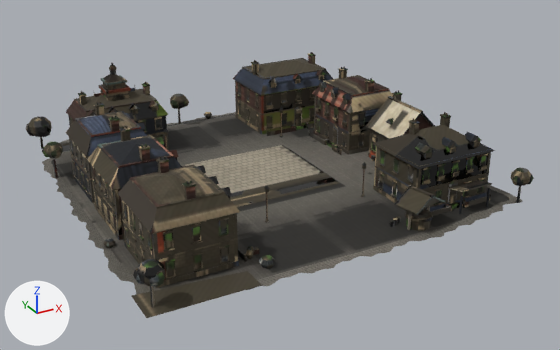
Renders of the glTF model src/assets/map/towns/gunpowder-town-small-a-europe.glb from each side of a commit.
Rendered twice from a 50 mm lens placed at (-3.4, -6.62, 3.28), pointed at (0.09, -0.26, 0.1). The axes (+X, +Y, +Z) are drawn at lower left. The lights are the same throughout. The older version comes first. Objects named as collision shapes, trigger or cutter boxes, shadow casters or lower levels of detail are left out. Where no turn or scale is listed for an object, it has been applied to the vertices. Vertices at exactly the same position are counted once.

Objects in the first picture: 'LOD0'.
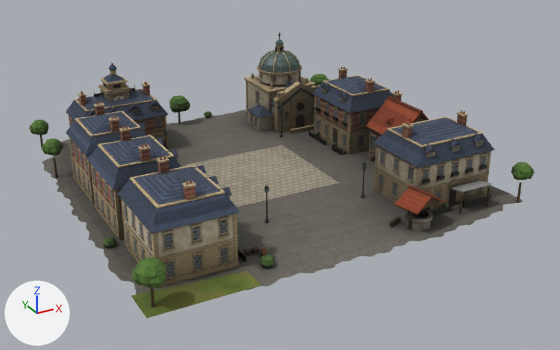
Location of each change, (x1, y1, x2, y2) in pixels of the pictures (560 x 350 px; the box of a moved part takes in the faces that stretch with it):
'LOD0', reshaped (7% taller)
    before: (26, 52, 534, 318)
    after: (29, 32, 534, 318)
part 1 of me_lod0_0_001, added (mostly hidden)
    after: (273, 123, 314, 133)
part 2 of me_lod0_0_001, moved or reshaped (mostly hidden afterwards)
    before: (236, 81, 319, 113)
    after: (272, 106, 275, 126)
part 3 of me_lod0_0_001, moved or reshaped
    before: (235, 80, 317, 96)
    after: (302, 89, 315, 97)
part 4 of me_lod0_0_001, added
    after: (248, 111, 274, 132)
part 5 of me_lod0_0_001, deleted
    before: (235, 52, 495, 259)
part 6 of me_lod0_0_001, built on
    before: (233, 59, 534, 211)
    after: (244, 32, 534, 203)
part 7 of me_lod0_0_001, moved or reshaped
    before: (26, 94, 189, 177)
    after: (29, 95, 190, 177)
part 8 of me_lod0_0_001, moved or reshaped
    before: (247, 245, 259, 255)
    after: (244, 247, 267, 256)
part 9 of me_lod0_0_001, moved or reshaped
    before: (133, 259, 165, 286)
    after: (131, 257, 166, 288)
part 10 of me_lod0_0_001, moved or reshaped
    before: (104, 238, 116, 248)
    after: (103, 237, 117, 248)
part 11 of me_lod0_0_001, surface changed (lighter)
    both: (40, 63, 531, 318)

The change in detail:
me_lod0_0_001 is used by ob_lod0; location (0.0, 0.0, 0.0).
me_lod0_0_001 had 10496 vertices, 14766 faces and spanned x -2.0..2.02, y -2.01..2.05, z 0.0..1.02.
me_lod0_0_001 now has 10599 vertices, 15126 faces and spans x -2.0..2.02, y -2.01..2.05, z 0.0..1.1.
me_lod0_0_001 part 1: a new loose piece, a box spanning x 0.76..1.34, y 0.98..1.74, z 0.03..0.07, in mat_town.
me_lod0_0_001 part 2: the loose piece of 24 vertices spanning x 0.56..1.54, y 1.03..1.73, z 0.03..0.53 is scaled about its middle by (0.569, 0.653, 0.638), then moved by (0.0, -0.16, -0.09).
me_lod0_0_001 part 3: the loose piece of 8 vertices spanning x 0.55..1.55, y 1.02..1.74, z 0.51..0.53 is multiplied about its middle by the matrix ((0.0, -0.423, 0.271), (0.502, 0.0, 0.0), (0.0, 0.271, 0.423)), then moved by (0.15, -0.16, -0.09).
me_lod0_0_001 part 4: a new loose piece, a box spanning x 0.57..0.77, y 1.13..1.4, z 0.03..0.22, in mat_town.
me_lod0_0_001 part 5: 192 loose pieces with 1408 vertices, spanning x -1.1..1.71, y -1.58..1.75, z 0.03..0.83, are deleted.
me_lod0_0_001 part 6: 42 vertices moved from x 0.99..1.96, y -1.9..1.86, z 0.03..0.39 to x 0.99..1.96, y -1.9..1.86, z 0.03..0.44; 419 vertices removed from x 0.53..1.96, y -1.9..1.98, z 0.03..0.76; 1730 vertices added at x 0.55..1.98, y -1.9..2.01, z 0.03..1.1.
me_lod0_0_001 part 7: 44 vertices moved from x -1.89..-0.14, y 0.89..1.86, z 0.03..0.22 to x -1.89..-0.14, y 0.9..1.86, z 0.03..0.24; 329 vertices removed from x -1.98..-0.04, y 0.83..1.98, z 0.03..0.42; 441 vertices added at x -1.99..-0.02, y 0.57..1.99, z 0.03..0.45.
me_lod0_0_001 part 8: 10 vertices moved from x -0.85..-0.78, y -1.5..-1.44, z 0.03..0.08 to x -0.9..-0.85, y -1.48..-1.42, z 0.03..0.07; 67 vertices removed from x -0.89..-0.78, y -1.5..-1.43, z 0.03..0.12; 91 vertices added at x -0.9..-0.75, y -1.58..-1.42, z 0.03..0.1.
me_lod0_0_001 part 9: 67 vertices moved from x -1.97..-1.74, y -1.95..-1.71, z 0.24..0.42 to x -1.98..-1.73, y -1.96..-1.7, z 0.23..0.43; 10 vertices removed from x -1.9..-1.8, y -1.82..-1.71, z 0.23..0.31; 10 vertices added at x -1.9..-1.8, y -1.82..-1.7, z 0.22..0.31.
me_lod0_0_001 part 10: 21 vertices moved from x -1.9..-1.05, y -0.8..-0.43, z 0.03..0.1 to x -1.91..-1.05, y -0.81..-0.43, z 0.03..0.11; 37 vertices removed from x -1.09..-1.04, y -0.44..-0.07, z 0.03..0.09; 69 vertices added at x -1.1..-1.04, y -0.43..-0.07, z 0.03..0.09.
me_lod0_0_001 part 11: 10402 kept faces spanning x -1.98..1.96, y -1.96..1.96, z 0.02..1.02 get new texture (UV) coordinates.
Other edits to the shape of me_lod0_0_001 do not show in these pictures.
